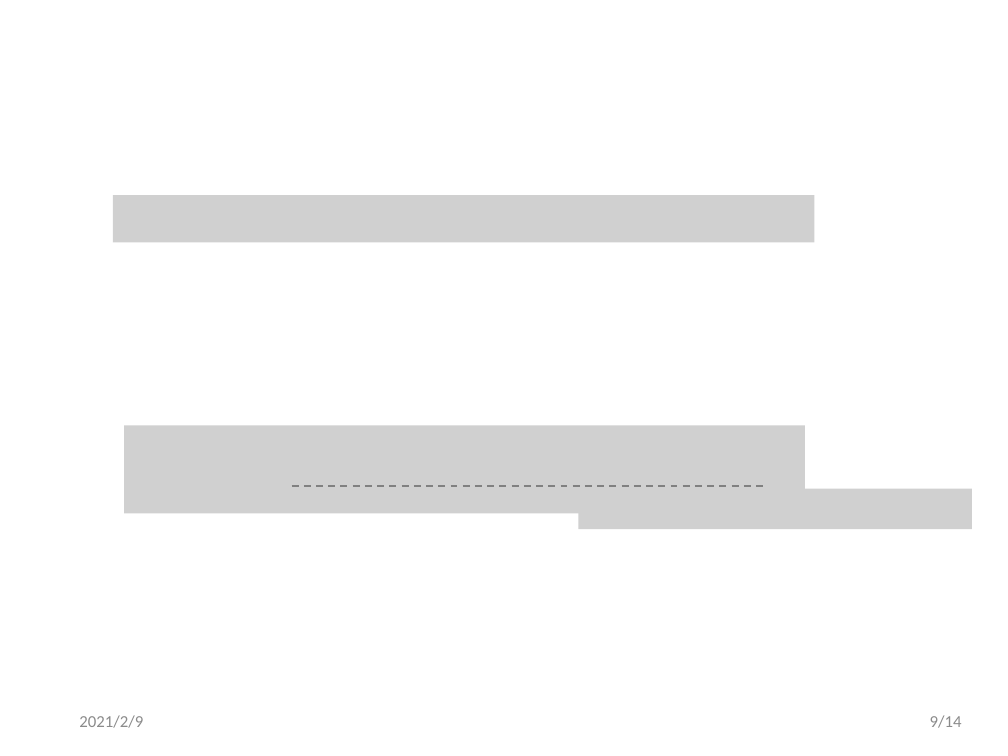
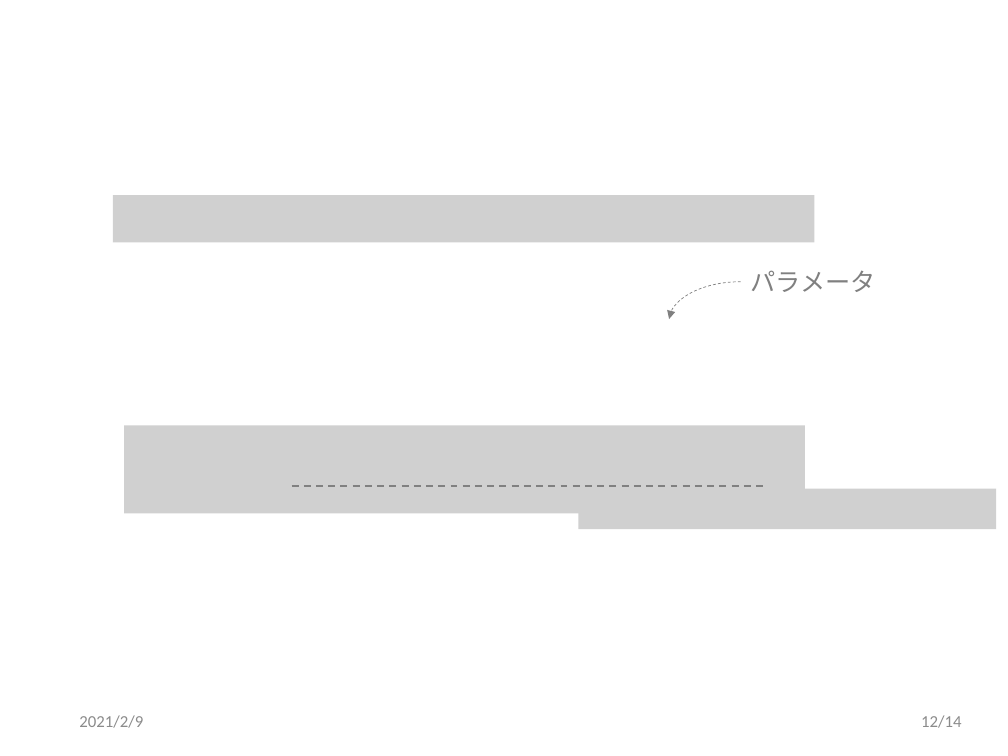
Before and after one commit to ibuki1024/thesis, a slide deck: slide 13 of slide/master.pptx (slide 10 before the commit). Drawn at 1008x756 pixels with LibreOffice and Linux fonts; fonts in the diff are those of the drawing; grey boxes stand for pictures; background and template pictures are left out. Boxes give left, top, right and bottom in pixels: in the first picture for what was removed or moved away, otherwise in the second. Text is boxed around its words. In the diff, an @@ line names an element or a change of style, - is before the commit and + after.

```diff
--- a/slide/master.pptx
+++ b/slide/master.pptx
@@ curved arrow added from (741, 281) to (669, 320), #808080 0.5 pt dashed @@
@@ text added at (x1=751, y1=270, x2=876, y2=292), 18 pt, text #808080 @@
+パラメータ
@@ picture resized from (x1=579, y1=489, x2=972, y2=529) to (x1=579, y1=489, x2=997, y2=529) @@
@@ page number at (x1=921, y1=715, x2=961, y2=728): text changed @@
-9/14
+12/14
```
Also in this commit, not shown: 5 other slides changed, 4 slides added, 1 slide removed, 4 other files.
